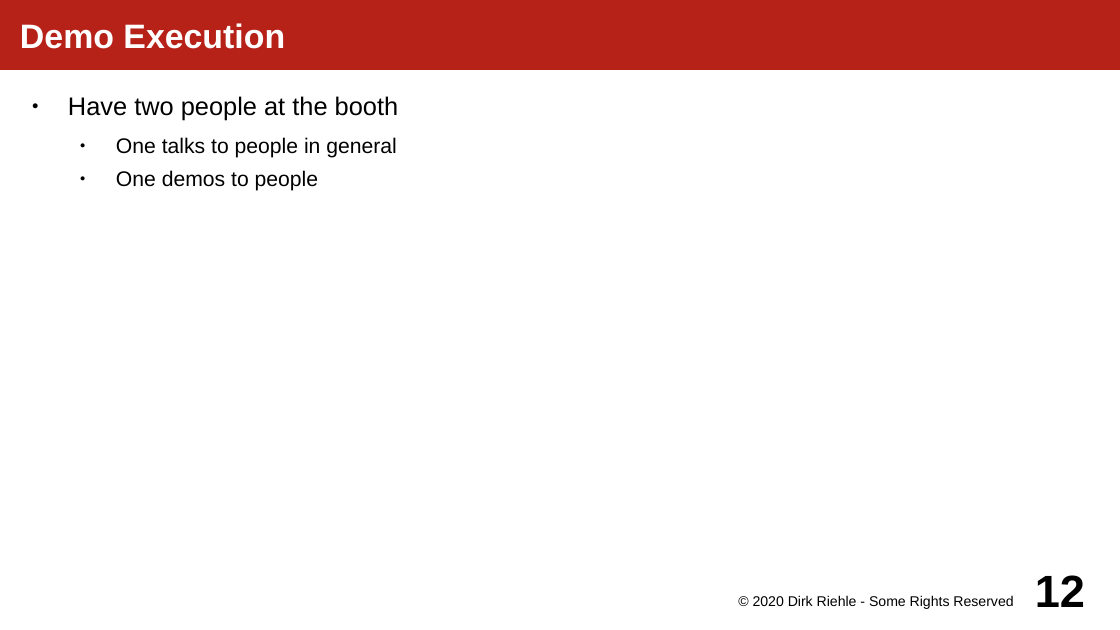
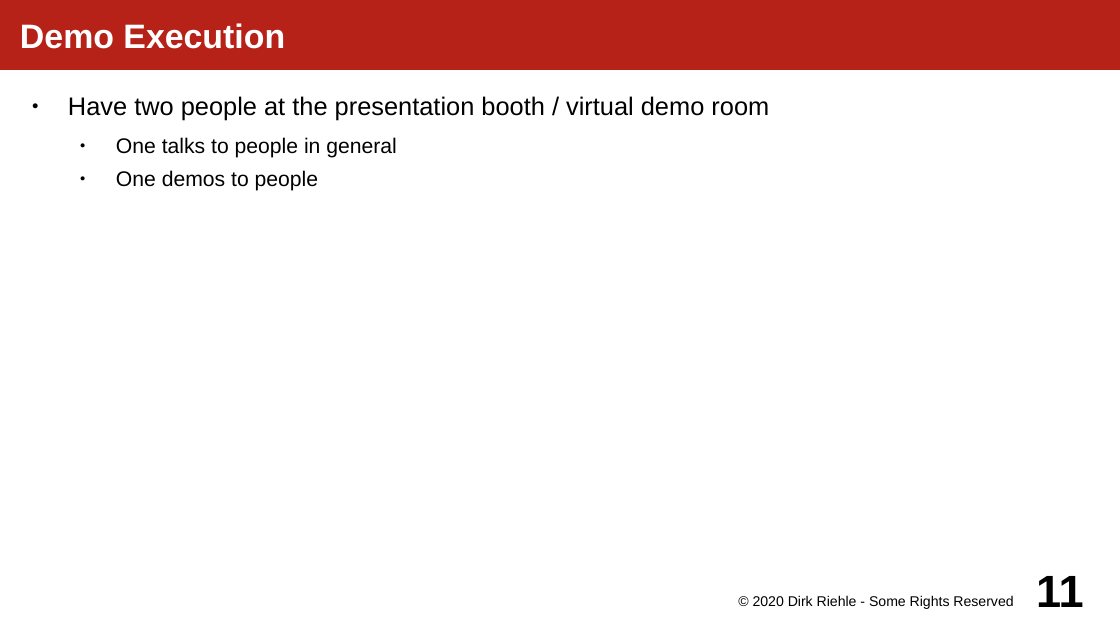
Before and after one commit to dirkriehle/amos-course, a slide deck: slide 11 of Lecture slides/AMOS H01 - Demo Day Preparation.odp (slide 12 before the commit). Drawn at 1120x630 pixels with LibreOffice and Linux fonts; fonts in the diff are those of the drawing. Boxes give left, top, right and bottom in pixels: in the first picture for what was removed or moved away, otherwise in the second. Text is boxed around its words. In the diff, an @@ line names an element or a change of style, - is before the commit and + after.

Commit message:
Updated slides for an online (virtual) 2020 AMOS demo day

```diff
--- a/Lecture slides/AMOS H01 - Demo Day Preparation.odp
+++ b/Lecture slides/AMOS H01 - Demo Day Preparation.odp
@@ text at (68, 96, 769, 120): text changed @@
-● Have two people at the booth
+● Have two people at the presentation booth / virtual demo room
@@ page number at (1036, 576, 1084, 607): text changed @@
-12
+11
```
Also in this commit, not shown: 4 other slides changed, 1 slide removed, 4 other files.
